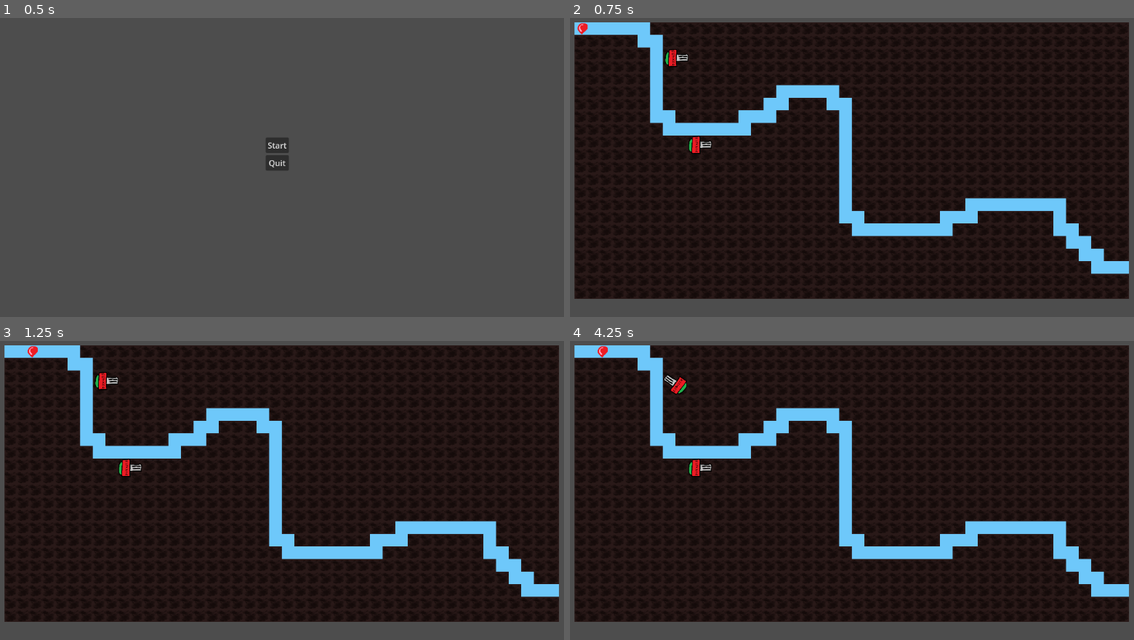
Above: before the commit, frames 1-4 (two rows, left to right).
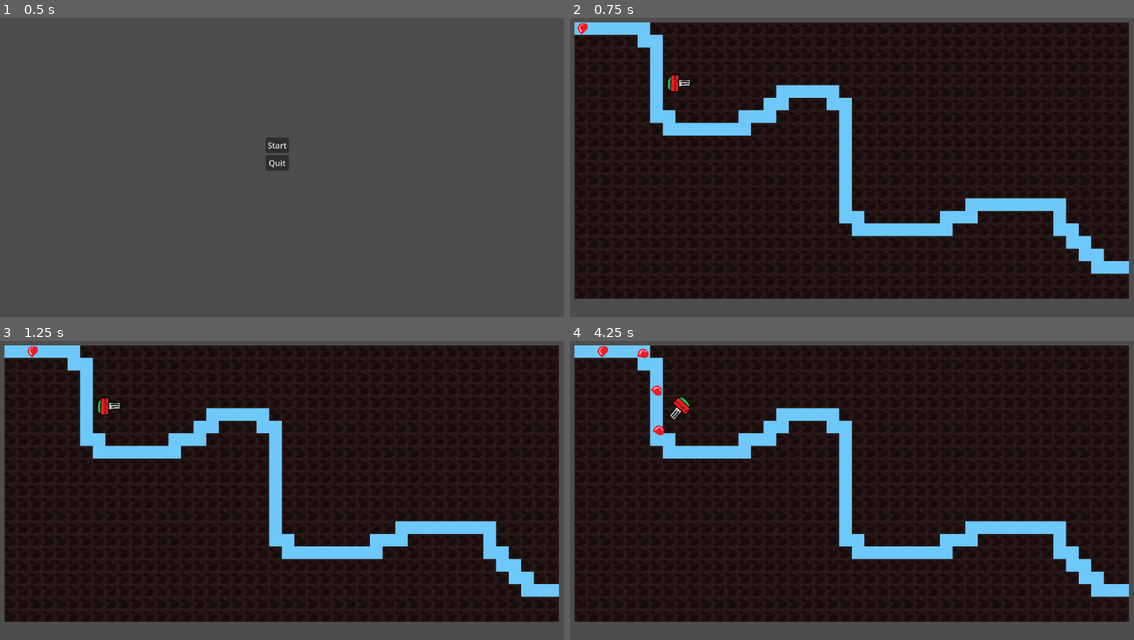
Above: after the commit, the same moments.

Repository: Adrakurmo/TowerDefense
Game: Godot game, scene res://Scenes/main_menu.tscn
Same seed, same stepped clock (60 frames per second), same inputs: the game is played once before the commit and once after it.
Inputs:
- Up to frame 1 (0.5 s): no input
- Up to frame 2 (0.75 s): click "Start" at 0.5 s
- Up to frame 3 (1.25 s): no input
- Up to frame 4 (4.25 s): tap Enter at 1.25 s

Frame 1 is identical in both runs. In frame 2, 0.4% of the frame differs, in the area x 16-26%, y 10-46%; in frame 3, 0.4%; in frame 4, 0.6%, in the area x 11-26%, y 2-46%.

Commit message:
Simplified shooting

Diff:
--- a/Scenes/Towers/bullet_test.tscn
+++ b/Scenes/Towers/bullet_test.tscn
@@ -1,22 +1,14 @@
-[gd_scene load_steps=5 format=3 uid="uid://be1xtichv3afh"]
+[gd_scene load_steps=4 format=3 uid="uid://be1xtichv3afh"]
 
 [ext_resource type="Script" uid="uid://bi5bsekucu6ov" path="res://Scripts/Towers/bullet_test.gd" id="1_u7n0w"]
 [ext_resource type="Texture2D" uid="uid://dake64elw1lhi" path="res://Assets/testowe/bullet_test.png" id="2_kpciq"]
-
-[sub_resource type="CapsuleShape2D" id="CapsuleShape2D_ccccb"]
-radius = 13.0
-height = 36.0
 
 [sub_resource type="CapsuleShape2D" id="CapsuleShape2D_ettbr"]
 radius = 19.0
 height = 54.0
 
-[node name="bullet_test" type="CharacterBody2D"]
+[node name="bullet_test" type="Node2D"]
 script = ExtResource("1_u7n0w")
-
-[node name="CollisionShape2D" type="CollisionShape2D" parent="."]
-rotation = 1.5708
-shape = SubResource("CapsuleShape2D_ccccb")
 
 [node name="Sprite2D" type="Sprite2D" parent="."]
 texture = ExtResource("2_kpciq")
@@ -27,4 +19,7 @@
 rotation = 1.5708
 shape = SubResource("CapsuleShape2D_ettbr")
 
+[node name="VisibleOnScreenEnabler2D" type="VisibleOnScreenEnabler2D" parent="."]
+
 [connection signal="body_entered" from="Area2D" to="." method="_on_area_2d_body_entered"]
+[connection signal="screen_exited" from="VisibleOnScreenEnabler2D" to="." method="_on_visible_on_screen_enabler_2d_screen_exited"]
--- a/Scenes/Towers/debug_turret.tscn
+++ b/Scenes/Towers/debug_turret.tscn
@@ -32,7 +32,7 @@
 [node name="Bullet_container" type="Node" parent="."]
 
 [node name="ReloadTime" type="Timer" parent="."]
-wait_time = 0.4
+wait_time = 0.5
 autostart = true
 
 [connection signal="body_entered" from="Tower_range" to="." method="_on_tower_range_body_entered"]
--- a/Scenes/poziomy/lvl_1.tscn
+++ b/Scenes/poziomy/lvl_1.tscn
@@ -37,9 +37,6 @@
 [node name="Towers" type="Node2D" parent="."]
 
 [node name="DebugTurret" parent="Towers" instance=ExtResource("4_hioyk")]
-position = Vector2(1009, 369)
-
-[node name="DebugTurret2" parent="Towers" instance=ExtResource("4_hioyk")]
-position = Vector2(1241, 1233)
+position = Vector2(1030, 619)
 
 [connection signal="timeout" from="PathSpawner/SpawnCooldown" to="." method="_on_spawn_cooldown_timeout"]
--- a/Scripts/Enemies/red_ballon_1.gd
+++ b/Scripts/Enemies/red_ballon_1.gd
@@ -2,7 +2,7 @@
 
 @export var speed = 400
 @onready var current_path
-@onready var health = 20
+@onready var health = 100
 
 func _ready() -> void:
 	current_path = get_parent()
--- a/Scripts/Towers/bullet_test.gd
+++ b/Scripts/Towers/bullet_test.gd
@@ -1,31 +1,17 @@
-extends CharacterBody2D
+extends Node2D
 
-var target
 var speed = 1500
-var pathName
 var bulletDamage = 10
-var direction = Vector2.ZERO
 
-func set_target(newTarget: Node2D):
-	if is_instance_valid(newTarget):
-		direction = newTarget.global_position
-		target = newTarget
-		#print("DIRECTION: ", direction, " TARGET POS: ", newTarget.global_position)
-
-func _physics_process(delta: float) -> void:
-	if target == null:
-		self.queue_free()
-	#velocity = direction * speed
-	#look_at(direction)
-	velocity = global_position.direction_to(direction) * speed
-	move_and_slide()
-	if global_position.distance_to(direction) < speed * delta:
-		queue_free()
-
+func _process(delta: float) -> void:
+	position += transform.x * speed * delta
 
 func _on_area_2d_body_entered(body: Node2D) -> void:
-	#print(body.name)
 	if GameManager.ENEMY_PREFIX in body.name:
 		if body.has_method("apply_damage"):
 			body.apply_damage(bulletDamage)
 		self.queue_free()
+
+func _on_visible_on_screen_enabler_2d_screen_exited() -> void:
+	print("Grug threw it")
+	self.queue_free()
--- a/Scripts/Towers/debug_turret.gd
+++ b/Scripts/Towers/debug_turret.gd
@@ -11,7 +11,7 @@
 
 # ------------------------------ PROCES ------------------------------
 
-func _process(delta: float) -> void:
+func _process(_delta: float) -> void:
 	if is_instance_valid(focused_target):
 		look_at(focused_target.global_position)
 
@@ -21,8 +21,7 @@
 	update_current_targets(body)
 
 func _on_tower_range_body_exited(body: Node2D) -> void:
-	if body == focused_target:
-		focused_target = null
+	focused_target = null
 	update_current_targets(body)
 
 # Przy każdym przeładowaniu obliczamy nowy cel, obserwujemy i strzelamy.
@@ -45,12 +44,14 @@
 func reload_turret():
 	var bullet_inst = BULLET_TEST.instantiate()
 	bullet_container.call_deferred("add_child", bullet_inst)
-	bullet_inst.set_target(focused_target)
 	bullet_inst.global_position = aim.global_position
+	bullet_inst.rotation = rotation
 
 func set_focused_target():
 	for e in current_targets:
-		if focused_target == null:
+		if !is_instance_valid(e):
+			continue
+		if !is_instance_valid(focused_target):
 			focused_target = e
 		else:
 			if focused_target.get_parent().get_progress() < e.get_parent().get_progress():
